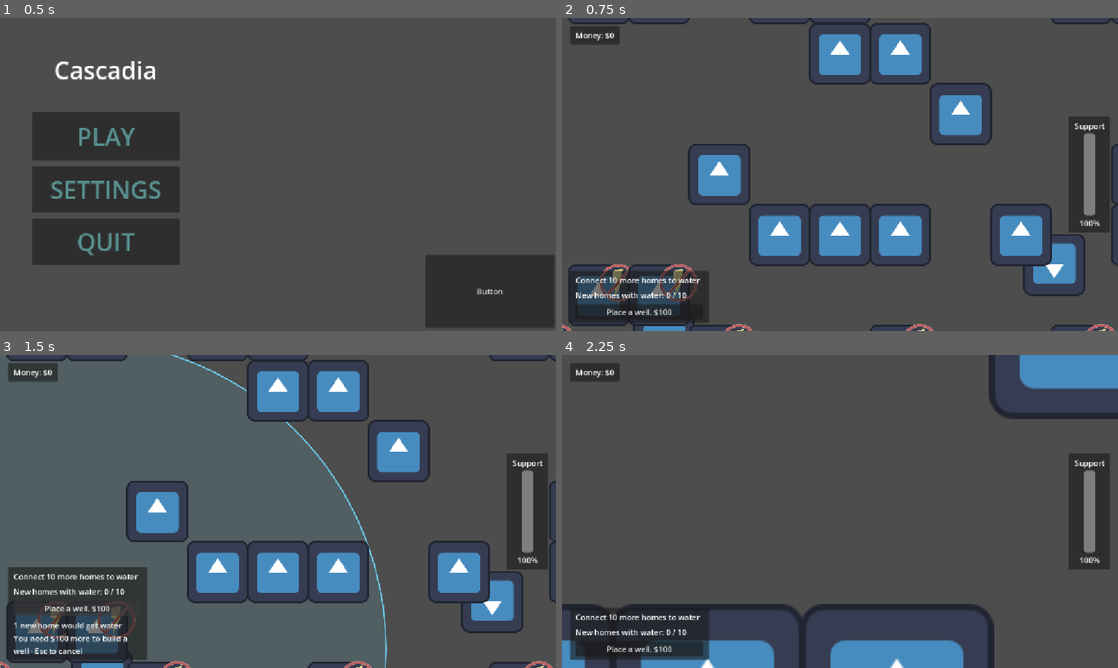
Above: before the commit, frames 1-4 (two rows, left to right).
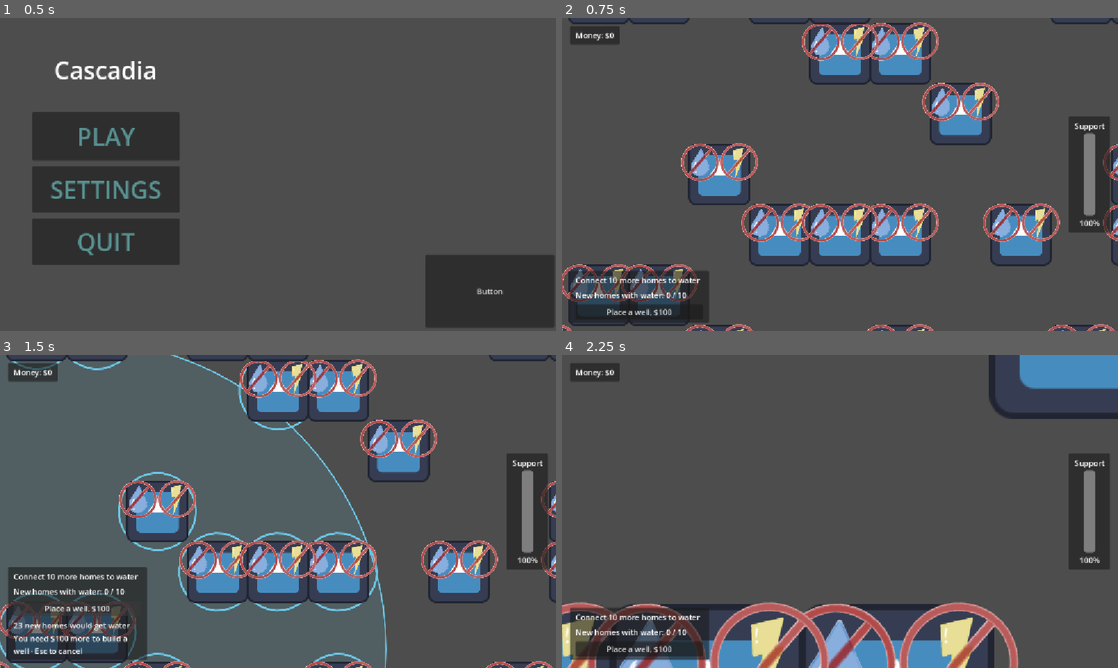
Above: after the commit, the same moments.

Repository: vini-44/cascadia-bounce-back
Game: Godot game, scene res://scenes/main_menu.tscn
Same seed, same stepped clock (60 frames per second), same inputs: the game is played once before the commit and once after it. The engine's default icon, where the game draws it, is replaced by a stand-in: a white triangle on a blue panel in a dark square.
Inputs (mouse positions are in pixels of both pictures, inside the frame that each line leads up to):
- Up to frame 1 (0.5 s): no input
- Up to frame 2 (0.75 s): click "PLAY" at 0.5 s
- Up to frame 3 (1.5 s): click "Place a well, $100" at 1.25 s
- Up to frame 4 (2.25 s): tap Enter at 2 s; move the mouse to (962, 495) at 2.02 s; hold Right (ui_right) from 2.03 s (still down); hold Q (Zoom in) from 2.03 s (still down); click (962, 495) at 2.17 s

Frame 1 is identical in both runs. In frame 2, 7.7% of the frame differs, in the area x 0-100%, y 1-100%; in frame 3, 9.1%; in frame 4, 7.7%.

Commit message:
move starting well/gen

Diff:
--- a/scenes/world_map.tscn
+++ b/scenes/world_map.tscn
@@ -10,6 +10,8 @@
 script = ExtResource("1_u82pb")
 metadata/support = 100
 metadata/money = 0
+metadata/max_teams = 0
+metadata/used_teams = 0
 
 [node name="player" type="CharacterBody2D" parent="." unique_id=1351970569]
 process_mode = 3
@@ -173,16 +175,10 @@
 layout_mode = 2
 
 [node name="well" parent="." unique_id=2044072898 instance=ExtResource("4_pls23")]
-position = Vector2(444, 187)
-
-[node name="well2" parent="." unique_id=1419600832 instance=ExtResource("4_pls23")]
-position = Vector2(-533, -672)
+position = Vector2(3191, 266)
 
 [node name="generator" parent="." unique_id=1917306848 instance=ExtResource("5_qj3iy")]
-position = Vector2(341, -581)
-
-[node name="well3" parent="." unique_id=2041764024 instance=ExtResource("4_pls23")]
-position = Vector2(-364, 354)
+position = Vector2(3188, 1006)
 
 [connection signal="pressed" from="HUD/BuildPanel/Padding/Details/BuildWell" to="." method="toggle_placement"]
 [connection signal="pressed" from="HUD/ResultScreen/ResultPanel/Padding/Result/Retry" to="." method="restart_round"]
